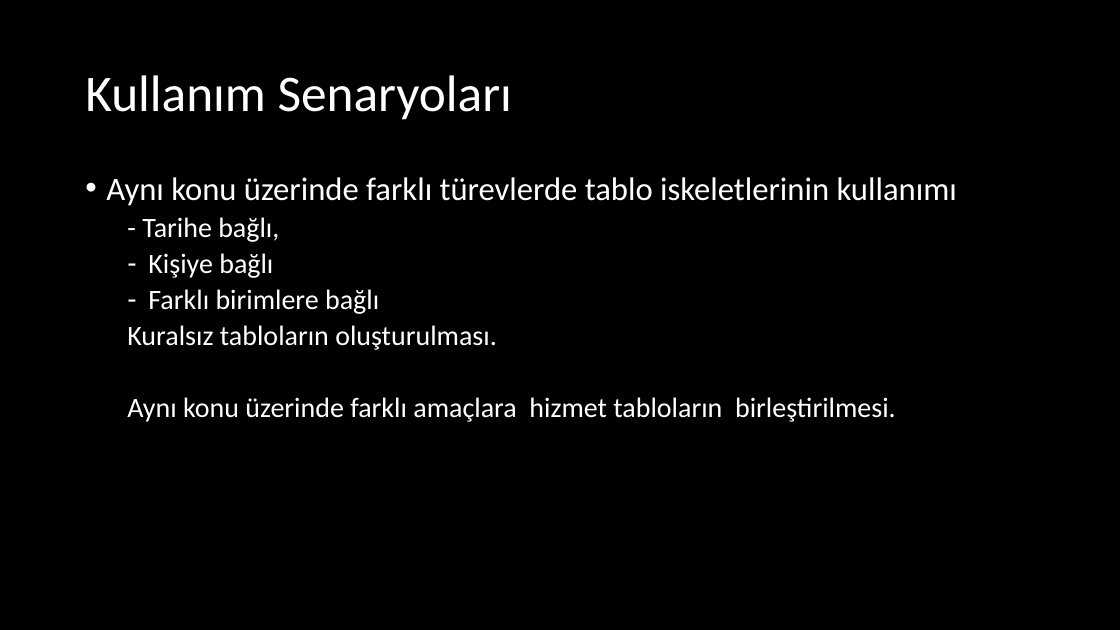
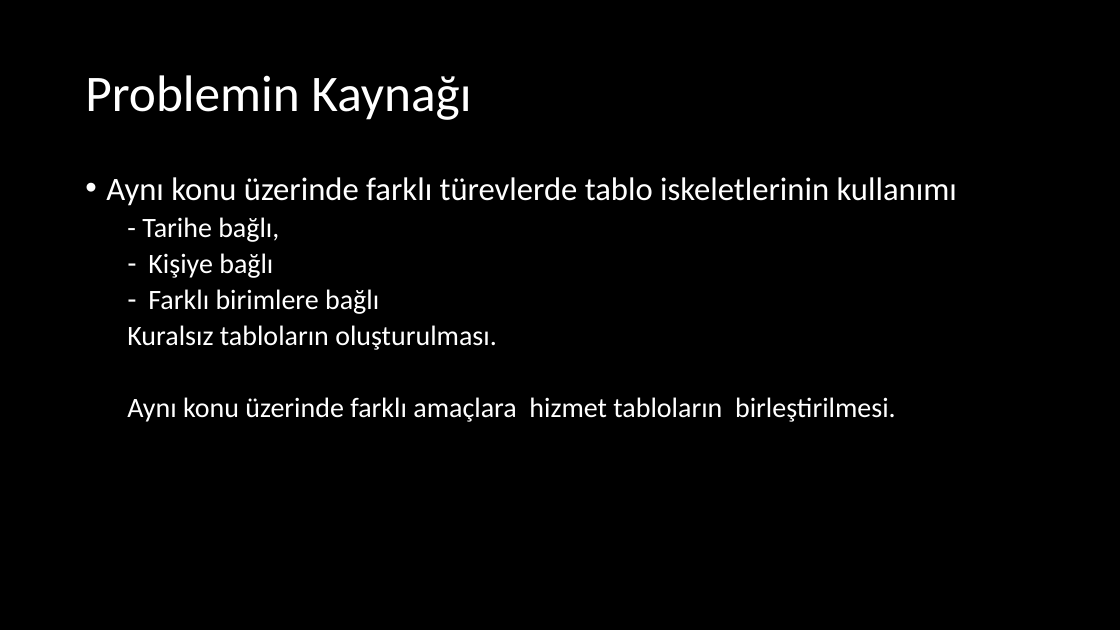
Before and after one commit to egegncgl/HavelsanEkspress2024, a slide deck: slide 3 of Sunum.pptx. Drawn at 1120x630 pixels with LibreOffice and Linux fonts; fonts in the diff are those of the drawing. Boxes give left, top, right and bottom in pixels: in the first picture for what was removed or moved away, otherwise in the second. Text is boxed around its words. In the diff, an @@ line names an element or a change of style, - is before the commit and + after.

```diff
--- a/Sunum.pptx
+++ b/Sunum.pptx
@@ title at box(85, 75, 471, 120): text changed @@
-Kullanım Senaryoları
+Problemin Kaynağı
```
